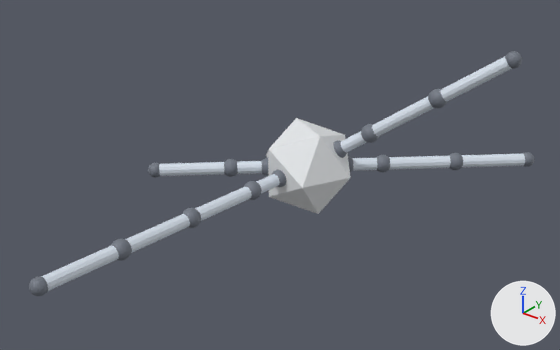
Two versions of the glTF model models/g0_4332_0_abs.glb, one commit apart.
One viewpoint serves both versions: a 50 mm lens placed at (0.678, -0.918, 0.601), pointed at (0.051, -0.134, 0.115). The axes (+X, +Y, +Z) are drawn at lower right. The lights are the same throughout. The older version comes first.

Before the edit, the objects in view are built like this:
```python
ob_body = bpy.data.objects.new('body', None)
ob_body.parent = ob_mujoco_world_zup_to_yup
ob_body.location = (0.0, -0.0656, 0.0)
ob_body.rotation_euler = (-0.315, 0.0855, 0.526)  # degrees (-18, 4.9, 30)
ob_geom_4 = bpy.data.objects.new('geom_4', me_mesh_3)
ob_geom_4.parent = ob_seg_1_1
ob_geom_4.location = (0.0, -0.06, 0.0)
ob_geom_4.rotation_euler = (3.142, 0.0, 0.0)  # degrees (180, 0, 0)
ob_leg_0 = bpy.data.objects.new('leg_0', None)
ob_leg_0.parent = ob_mujoco_world_zup_to_yup
ob_leg_0.location = (-0.00628, -0.0656, -0.0633)
ob_leg_0.rotation_euler = (1.485, 0.0492, -1.049)  # degrees (85, 2.8, -60)
ob_leg_1 = bpy.data.objects.new('leg_1', None)
ob_leg_1.parent = ob_mujoco_world_zup_to_yup
ob_leg_1.location = (0.0468, -0.0656, 0.043)
ob_leg_1.rotation_euler = (-0.859, -0.468, 2.053)  # degrees (-49, -27, 118)
ob_seg_0_1 = bpy.data.objects.new('seg_0_1', None)
ob_seg_0_1.parent = ob_mujoco_world_zup_to_yup
ob_seg_0_1.location = (-0.0122, -0.0656, -0.123)
ob_seg_0_1.rotation_euler = (1.485, 0.0492, -1.049)  # degrees (85, 2.8, -60)
ob_seg_0_2 = bpy.data.objects.new('seg_0_2', None)
ob_seg_0_2.parent = ob_mujoco_world_zup_to_yup
ob_seg_0_2.location = (-0.024, -0.0656, -0.242)
ob_seg_0_2.rotation_euler = (1.485, 0.0492, -1.049)  # degrees (85, 2.8, -60)
ob_seg_0_3 = bpy.data.objects.new('seg_0_3', None)
ob_seg_0_3.parent = ob_mujoco_world_zup_to_yup
ob_seg_0_3.location = (-0.0359, -0.0656, -0.362)
ob_seg_0_3.rotation_euler = (1.485, 0.0492, -1.049)  # degrees (85, 2.8, -60)
ob_seg_1_1 = bpy.data.objects.new('seg_1_1', None)
ob_seg_1_1.parent = ob_mujoco_world_zup_to_yup
ob_seg_1_1.location = (0.0911, -0.0656, 0.0835)
ob_seg_1_1.rotation_euler = (-0.859, -0.468, 2.053)  # degrees (-49, -27, 118)
ob_seg_1_2 = bpy.data.objects.new('seg_1_2', None)
ob_seg_1_2.parent = ob_mujoco_world_zup_to_yup
ob_seg_1_2.location = (0.179, -0.0656, 0.165)
ob_seg_1_2.rotation_euler = (-0.859, -0.468, 2.053)  # degrees (-49, -27, 118)
# also in view: 'geom_15' at (-0.042, -0.422, 0.066); 'geom_22' at (0.235, 0.078, 0.241); 'geom_0' at (0.0, 0.0, 0.066); 'geom_11' at (-0.018, -0.183, 0.066); 'geom_6' at (0.224, 0.205, 0.066)
```
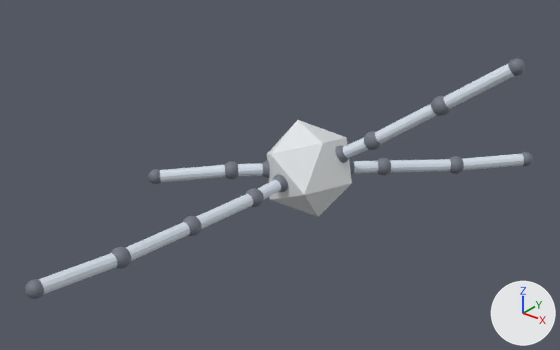
Not drawn themselves, but carrying or shaping drawn objects: ob_body, ob_leg_1, ob_seg_1_1, ob_seg_1_2, ob_leg_0, ob_seg_0_1, ob_seg_0_2, ob_seg_0_3, ob_leg_2, ob_seg_2_1, ob_seg_2_2, ob_leg_3, ob_seg_3_1.

The change, as a list of edits to the scene's bpy script:
```text
Change ob_body:
    ob_body.location: (0.0, -0.0656, 0.0) -> (0.00444, -0.0635, -0.00338)
    ob_body.rotation_euler: (-0.315, 0.0855, 0.526) -> (-0.276, 0.0365, 0.605)  # degrees (-18, 4.9, 30) -> degrees (-16, 2.1, 35)
Change ob_leg_1:
    ob_leg_1.location: (0.0468, -0.0656, 0.043) -> (0.0504, -0.0625, 0.0406)
    ob_leg_1.rotation_euler: (-0.859, -0.468, 2.053) -> (-0.944, -0.549, 2.216)  # degrees (-49, -27, 118) -> degrees (-54, -31, 127)
Change ob_seg_1_1:
    ob_seg_1_1.location: (0.0911, -0.0656, 0.0835) -> (0.0937, -0.0616, 0.082)
    ob_seg_1_1.rotation_euler: (-0.859, -0.468, 2.053) -> (-0.941, -0.549, 2.216)  # degrees (-49, -27, 118) -> degrees (-54, -31, 127)
Change ob_seg_1_2:
    ob_seg_1_2.location: (0.179, -0.0656, 0.165) -> (0.181, -0.0595, 0.165)
    ob_seg_1_2.rotation_euler: (-0.859, -0.468, 2.053) -> (-1.005, -0.549, 2.216)  # degrees (-49, -27, 118) -> degrees (-58, -31, 127)
Change ob_leg_0:
    ob_leg_0.location: (-0.00628, -0.0656, -0.0633) -> (-0.000701, -0.0601, -0.0667)
    ob_leg_0.rotation_euler: (1.485, 0.0492, -1.049) -> (1.535, 0.0896, -0.956)  # degrees (85, 2.8, -60) -> degrees (88, 5.1, -55)
Change ob_seg_0_1:
    ob_seg_0_1.location: (-0.0122, -0.0656, -0.123) -> (-0.00555, -0.0569, -0.126)
    ob_seg_0_1.rotation_euler: (1.485, 0.0492, -1.049) -> (1.476, 0.0894, -0.955)  # degrees (85, 2.8, -60) -> degrees (85, 5.1, -55)
Change ob_seg_0_2:
    ob_seg_0_2.location: (-0.024, -0.0656, -0.242) -> (-0.021, -0.0548, -0.245)
    ob_seg_0_2.rotation_euler: (1.485, 0.0492, -1.049) -> (1.476, 0.0676, -0.953)  # degrees (85, 2.8, -60) -> degrees (85, 3.9, -55)
Change ob_seg_0_3:
    ob_seg_0_3.location: (-0.0359, -0.0656, -0.362) -> (-0.0349, -0.0548, -0.365)
    ob_seg_0_3.rotation_euler: (1.485, 0.0492, -1.049) -> (1.412, 0.0673, -0.953)  # degrees (85, 2.8, -60) -> degrees (81, 3.9, -55)
Change ob_leg_2:
    ob_leg_2.location: (0.0493, -0.102, 0.0164) -> (0.0561, -0.0972, 0.012)
    ob_leg_2.rotation_euler: (-0.936, -1.244, 1.84) -> (-0.945, -1.269, 1.914)  # degrees (-54, -71, 105) -> degrees (-54, -73, 110)
Change ob_seg_2_1:
    ob_seg_2_1.location: (0.0957, -0.137, 0.0319) -> (0.105, -0.129, 0.0264)
    ob_seg_2_1.rotation_euler: (-0.936, -1.244, 1.84) -> (-1.01, -1.269, 1.914)  # degrees (-54, -71, 105) -> degrees (-58, -73, 110)
Change ob_seg_2_2:
    ob_seg_2_2.location: (0.189, -0.206, 0.0629) -> (0.198, -0.199, 0.0567)
    ob_seg_2_2.rotation_euler: (-0.936, -1.244, 1.84) -> (-0.999, -1.274, 1.902)  # degrees (-54, -71, 105) -> degrees (-57, -73, 109)
Change ob_leg_3:
    ob_leg_3.location: (-0.0468, -0.0656, -0.043) -> (-0.0415, -0.0644, -0.0473)
    ob_leg_3.rotation_euler: (0.859, 0.468, -1.088) -> (0.898, 0.487, -1.019)  # degrees (49, 27, -62) -> degrees (51, 28, -58)
Change ob_seg_3_1:
    ob_seg_3_1.location: (-0.0911, -0.0656, -0.0835) -> (-0.0848, -0.0653, -0.0888)
    ob_seg_3_1.rotation_euler: (0.859, 0.468, -1.088) -> (0.964, 0.487, -1.019)  # degrees (49, 27, -62) -> degrees (55, 28, -58)
```

Where the change shows, as pixel boxes (x1, y1, x2, y2) in the pictures (560 x 350 px):
'geom_0', moved, turned
    before: (266, 118, 351, 214)
    after: (267, 120, 352, 217)
'geom_15', moved, turned
    before: (41, 245, 119, 291)
    after: (38, 253, 117, 294)
'geom_22', moved, turned
    before: (441, 56, 512, 101)
    after: (443, 64, 514, 109)
'geom_13', moved, turned
    before: (125, 214, 190, 253)
    after: (125, 222, 190, 261)
'geom_20', moved, turned
    before: (372, 96, 433, 136)
    after: (375, 104, 437, 144)
'geom_11', moved, turned
    before: (195, 187, 252, 221)
    after: (196, 194, 253, 229)
'geom_27', moved, turned
    before: (159, 162, 225, 176)
    after: (160, 165, 226, 182)
'geom_4', moved, turned
    before: (389, 156, 451, 170)
    after: (390, 159, 451, 172)
'geom_6', moved, turned
    before: (462, 154, 525, 167)
    after: (462, 154, 524, 170)
'geom_14', moved, turned
    before: (111, 239, 132, 261)
    after: (111, 247, 131, 269)
'geom_18', moved, turned
    before: (340, 131, 366, 153)
    after: (343, 138, 369, 158)
'geom_16', moved, turned
    before: (29, 276, 48, 296)
    after: (25, 279, 44, 299)
'geom_21', moved, turned
    before: (428, 89, 447, 109)
    after: (431, 96, 450, 116)
'geom_9', moved, turned
    before: (256, 174, 280, 193)
    after: (258, 180, 281, 200)
'geom_25', moved, turned
    before: (237, 161, 262, 174)
    after: (238, 163, 263, 176)
'geom_12', moved, turned
    before: (182, 208, 201, 228)
    after: (182, 216, 202, 236)
'geom_2', moved, turned
    before: (353, 158, 378, 171)
    after: (354, 161, 378, 173)
'geom_23', moved, turned
    before: (505, 51, 522, 69)
    after: (508, 58, 525, 76)
'geom_19', moved, turned
    before: (361, 124, 379, 143)
    after: (364, 131, 382, 150)
'geom_10', moved, turned
    before: (244, 181, 262, 200)
    after: (246, 188, 264, 207)
'geom_5', moved, turned
    before: (449, 153, 463, 170)
    after: (449, 156, 464, 174)
'geom_3', moved, turned
    before: (376, 155, 390, 172)
    after: (377, 158, 391, 175)
'geom_26', moved, turned
    before: (224, 159, 238, 177)
    after: (225, 161, 238, 179)
'geom_28', moved, turned
    before: (148, 163, 160, 178)
    after: (148, 169, 161, 184)
'geom_8', moved, turned
    before: (271, 169, 286, 187)
    after: (272, 174, 288, 192)
'geom_17', moved, turned
    before: (333, 140, 347, 158)
    after: (335, 145, 349, 163)
'geom_7', moved, turned
    before: (523, 152, 534, 167)
    after: (521, 152, 533, 166)
'geom_24', moved, turned
    before: (261, 158, 268, 176)
    after: (262, 160, 270, 178)
'geom_1', moved, turned
    before: (348, 156, 354, 172)
    after: (349, 159, 355, 175)
